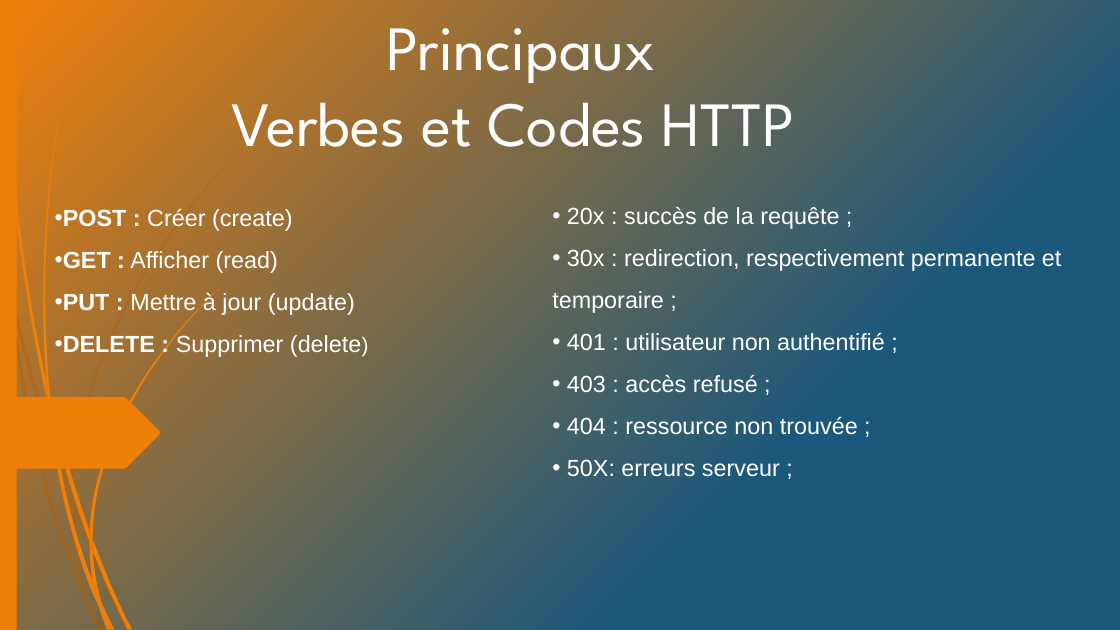
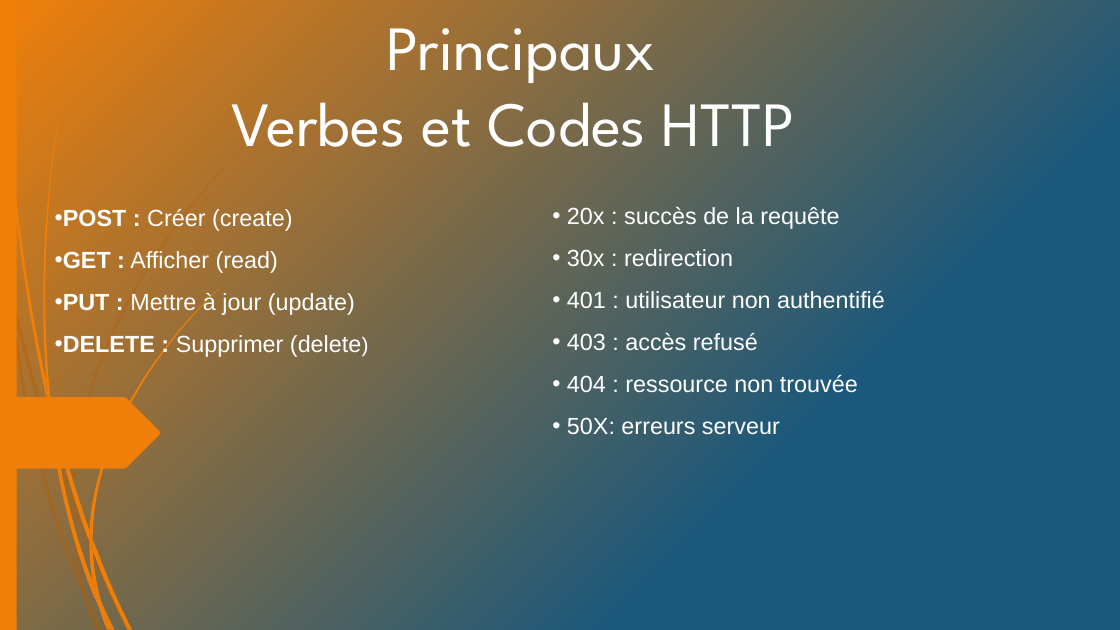
Before and after one commit to avamdui/P7-API, a slide deck: slide 5 of UML/BileMo.pptx. Drawn at 1120x630 pixels with LibreOffice and Linux fonts; fonts in the diff are those of the drawing; background and template pictures are left out. Boxes give left, top, right and bottom in pixels: in the first picture for what was removed or moved away, otherwise in the second. Text is boxed around its words. In the diff, an @@ line names an element or a change of style, - is before the commit and + after.

```diff
--- a/UML/BileMo.pptx
+++ b/UML/BileMo.pptx
@@ text at (567, 207, 885, 435): text changed @@
-• 20x : succès de la requête ;
-• 30x : redirection, respectivement permanente et temporaire ;
-• 401 : utilisateur non authentifié ;
-• 403 : accès refusé ;
-• 404 : ressource non trouvée ;
-• 50X: erreurs serveur ;
+• 20x : succès de la requête
+• 30x : redirection
+• 401 : utilisateur non authentifié
+• 403 : accès refusé
+• 404 : ressource non trouvée
+• 50X: erreurs serveur
```
Also in this commit, not shown: 2 other slides changed, 3 other files.
